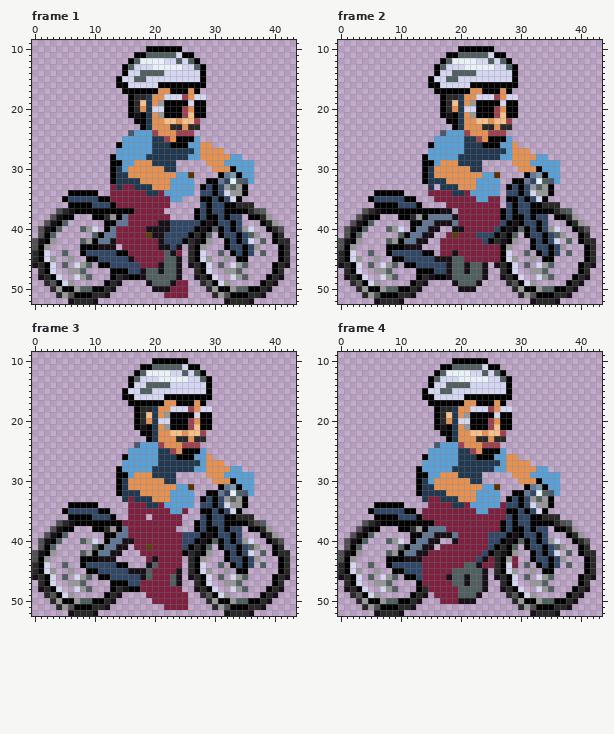
Animated GIF sprite -- images/ChrisSprite.gif. Above is the file before it was changed.
The file is 98x106 pixels, drawn in blocks of 2x2; one block is one cell here. Shown: frame 1: x 0..43, y 9..52; frame 2: x 0..43, y 9..52; frame 3: x 0..43, y 9..52; frame 4: x 0..43, y 9..52.
After:
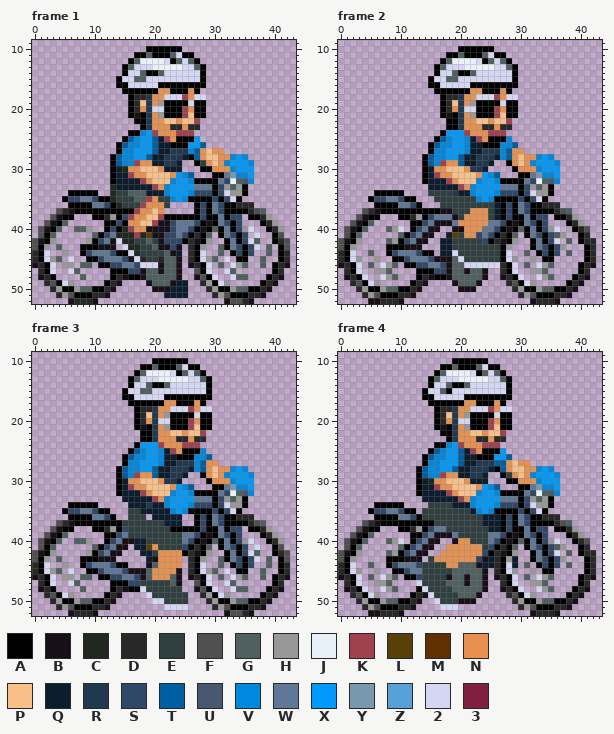
Palette (. is transparent): A #000000  B #181018  C #202820  D #282828  E #304040  F #505050  G #506060  H #989898  J #e8f0f8  K #a04150  L #584008  M #603000  N #e89050  P #f8c088  Q #0c1d2e  R #203850  S #304868  T #005ea2  U #485870  V #0088de  W #607898  X #009afa  Y #7898b0  Z #58a0d8  2 #d4d6f2  3 #802041
Change:
Changed rows in their new state; - is an unchanged pixel.
Frame 1:
first column x 19:
11 -AAA-
12 ----A
14 AA---
first column x 4:
24 ------------AAVX-----------------------
25 -----------ATVXXTQ-----X---------------
26 -----------TVVXXTQQ---XXT.-------------
27 ----------AVVXXXTQQ---VT-P-------------
28 ----------TVVXXTQQ---QAT-PP--VXV-------
29 ----------TVVK--QQ--Q--AE-P-VXXXV------
30 ----------QC--PPP-QQQ---AA---VXXX------
31 ----------QQK--PPPP-XVT---A---VVX------
32 ----------QQQQK-PPPVXXVAA-------V------
33 ---------CQQQQQQK-VXXXXWWW-------------
34 ---------CEEGGGQQQVXXXVS---------------
35 ----WW---CEEEGGKNEEVXVAA---------------
36 ------WW--CEEEKNNNE----A--W------------
37 -------------KNNPN--------W------------
38 -----------SKNNPPKAAAAA----W-----------
39 ----------SANNPPK---WWW----W-----------
40 ---G--.--SACKNN-----WW------W--------H-
41 --------S-CCCKC-----W-------W---.2---F-
42 ----.--S--2CCEEGE------------W---G.---F
43 G----------2CCEEG----------G-W---2-G--F
44 -H----WWW---2CEEEE--Q-------------.G---
45 G-2-----WWW--2CEEC--------G-2-----G----
46 -HH.G------WW-222-----------------G----
47 --2G.------------------F----2G.--------
48 .--.G.------------------F-----G--------
49 --------------------QQ---H-------------
50 -------------------QQQ-----------------
51 ------------------QQQQ-----------------
52 -----------------------------FF--------
Frame 2:
first column x 20:
11 -AAA-
12 ----A
14 AA---
first column x 8:
23 ----------A------------------
24 ---------AXXX----------------
25 --------ATVXXVQ-----V--------
26 --------TVVXXVQQ---VVT-------
27 -------AVVXXXVQQ---VT--.-----
28 -------TVVXXTQQ---QVT-P--VXV-
29 -------TVK--TQQ-RQ--A-P-VXXXV
30 -------Q--PPP---Q----A---VXXX
31 -------QK--PPPP-XVT---A---VVX
32 -------QQQK-PPPVXXVAA-------V
33 -------QQQQQK-VXXXXWWW-------
34 -------EEEE-QQVXXXVS---------
35 WW------EEEEEEEVXVAA---------
36 --WW-----EEEEEEEEEQA--W------
37 -----------EEENNNEQ---W------
38 -------S----ENNNNEQ----W-----
39 ------S-----NNNNNWW----W-----
40 -----S-------NNNWW------W----
41 ----S-----Q-ENN-W-------W----
42 ---S-----QQEEEEE---------W---
43 ---------QQEEEEEEEE------W---
44 --WWW----QQ2EEEEEEE----------
45 ----WWW-----2EEEEEE----------
46 -------WW----222222----------
first column x 5:
52 B
Frame 3:
first column x 20:
11 -AAA-
12 ----A
14 AA---
first column x 4:
23 --------------A------------------------
24 -------------AXXX----------------------
25 ------------ATVXXVQ-----V--------------
26 ------------TVVXXVQQ---VVT-------------
27 -----------AVVXXXVQQ---VT--.-----------
28 -----------TVVXXTQQ---QVT-P--VXV-------
29 -----------TVK--TQQ-RQ--A-P-VXXXV------
30 -----------Q--PPP---Q----A---VXXX------
31 -----------QK--PPPP-XVT---A---VVX------
32 -----------QQQK-PPPVXXVAA-------V------
33 -----------QQQQQK-VXXXXWWW-------------
34 ------------QQQ-QQVXXXVS---------------
35 ----WW------EEQQQQQVXVAA---------------
36 ------WW----EEE-QQQQQ--A--W------------
37 -----------EEEEEEEQQQ-----W------------
38 -----------SEEEEEEEAAAA----W-----------
39 ----------S-EEEEEEEEEWW----W-----------
40 ---G--.--S---QQEEEEEEW------W--------H-
41 --------S----QQ-NEEEE-------W---.2---F-
42 ----.--S------QQENNNN--------W---G.---F
43 G--------------Q-NNNN------G-W---2-G--F
44 -H----WWW--------NNNN-------------.G---
45 G-2-----WWW-----NNNN------G-2-----G----
46 -HH.G------WW---NNN---------------G----
47 --2G.---------EEEEE----F----2G.--------
48 .--.G.--------2EEEEEE---F-----G--------
49 ---------------2EEEEEE---H-------------
50 ----------------22EEEE-----------------
51 ------------------2222-----------------
52 -----------------------------FF--------
Frame 4:
first column x 18:
11 --AAA-
12 -----A
14 -AA---
15 A-----
first column x 5:
24 -----------AAVX-----------------
25 ----------ATVXXTQ-----X---------
26 ----------TVVXXTQQ---XXT.-------
27 ---------AVVXXXTQQ---TT-P-------
28 ---------TVVXXTQQ---QAT-PP--VXV-
29 ---------TVVK--QQ--Q--AE-P-VXXXV
30 ---------QC--PPP-QQQ---AA---VXXX
31 ---------QQK--PPPP-XVT---A---VVX
32 ---------QQQQK-PPPVXXVAA-------V
33 ---------QQQQQQK-VXXXXWWW-------
34 ----------EEEEQQQVXXXVS---------
35 ---WW----EEEEEEEEQVXVAA---------
36 -----WW--EEEEEEEEEEQQQA--W------
37 -----------EEEEEEEEQQQ---W------
38 ----------S--EEEEEEEQQ----W-----
39 ---------S-----EEEEEWW----W-----
40 --------S------NNEEEW------W----
41 -------S----.NNNNNNE-------W----
42 ------S---..NNNNNNN---------W---
43 ---------.ENNNNNNN--Q---Q---W---
44 -----WWW-EEEENNG---QQ---Q-------
45 -------WWEEEEE------------------
46 ---------EEEE-------------------
47 --------2EEEEG------------------
48 ---------2EEEEG-----------------
49 ----------2EEEE-----------------
50 -----------2EEE-----------------
51 ------------222-----------------
52 B-------------------------------
